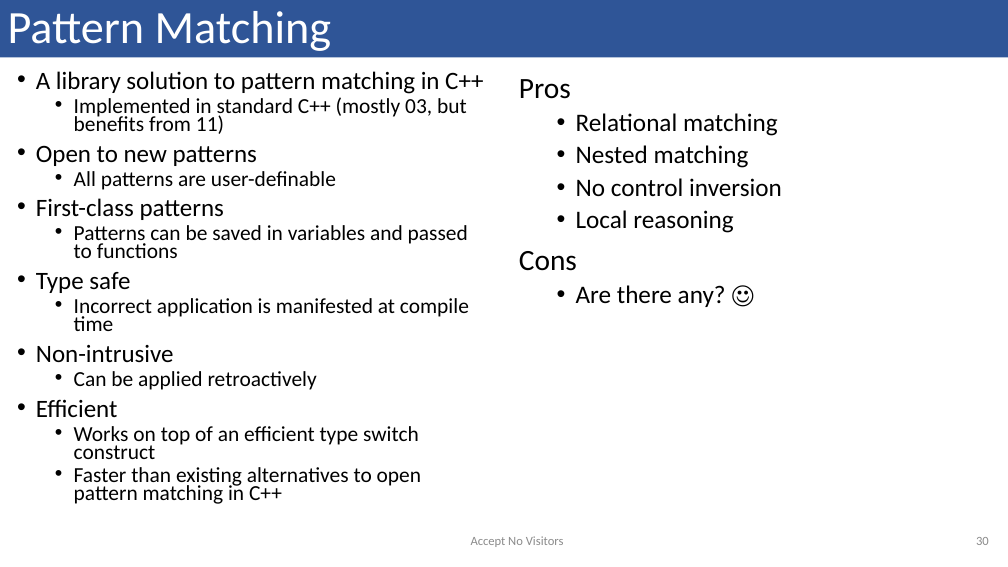
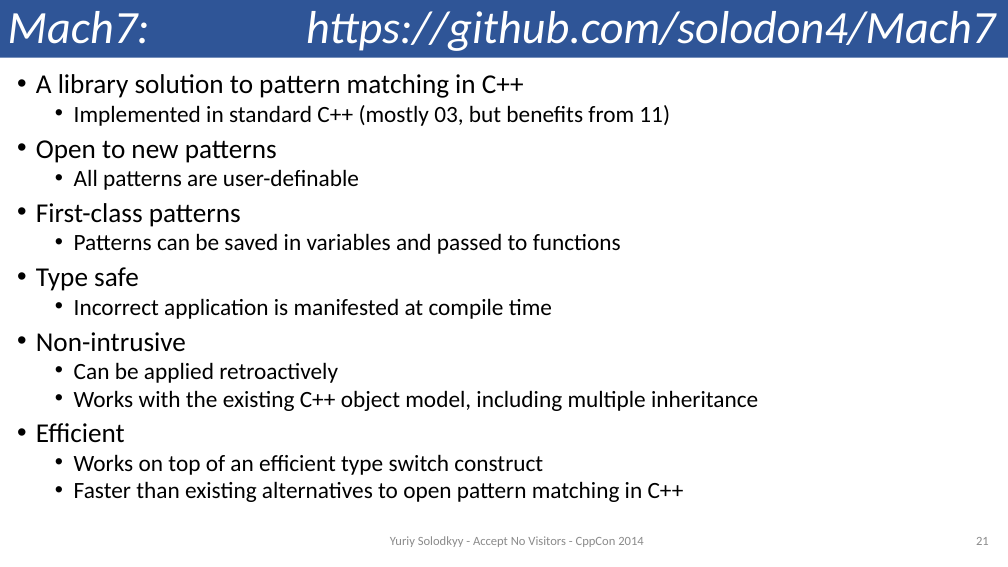
Before and after one commit to solodon4/Mach7, a slide deck: slide 21 of media/presentations/2014-09-12 CppCon.pptx (slide 30 before the commit). Drawn at 1008x567 pixels with LibreOffice and Linux fonts; fonts in the diff are those of the drawing. Boxes give left, top, right and bottom in pixels: in the first picture for what was removed or moved away, otherwise in the second. Text is boxed around its words. In the diff, an @@ line names an element or a change of style, - is before the commit and + after.

```diff
--- a/media/presentations/2014-09-12 CppCon.pptx
+++ b/media/presentations/2014-09-12 CppCon.pptx
@@ title at (x1=8, y1=11, x2=995, y2=51): text changed; italic on @@
-Pattern Matching
+Mach7: https://github.com/solodon4/Mach7
@@ text at (x1=36, y1=74, x2=684, y2=502): size 23.8 to 25.9 pt in "A library solution to pattern matching in ...", "Open to new patterns", "First-class patterns", "Type safe" and 2 more places; size 20.4 to 22.2 pt in "Implemented in standard C++ (mostly 03, but ...", "All patterns are user-definable", "Patterns can be saved in variables and ...", "Incorrect application is manifested at compile time" and 3 more places; line spacing 0.7 to 0.8 @@
@@ text removed at (x1=519, y1=79, x2=782, y2=307) @@
-Pros
-  • Relational matching
-  • Nested matching
-  • No control inversion
-  • Local reasoning
-Cons
-  • Are there any? ☺
@@ text at (x1=74, y1=390, x2=758, y2=411): paragraph added @@
+  • Works with the existing C++ object model, including multiple inheritance
@@ text at (x1=390, y1=536, x2=643, y2=547): text changed @@
-Accept No Visitors
+Yuriy Solodkyy - Accept No Visitors - CppCon 2014
@@ page number at (x1=976, y1=537, x2=989, y2=545): text changed @@
-30
+21
```
Also in this commit, not shown: 35 other slides changed, 6 slides added.
